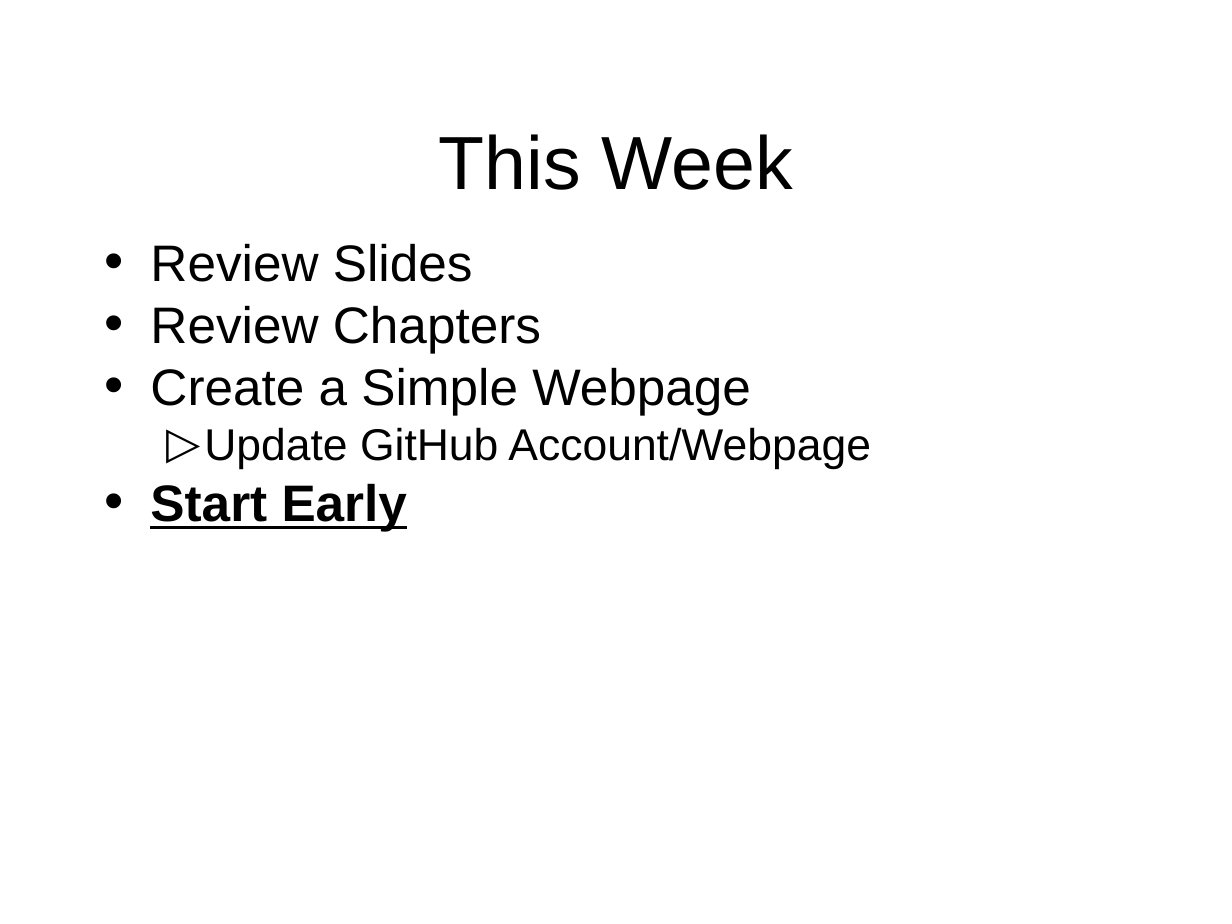
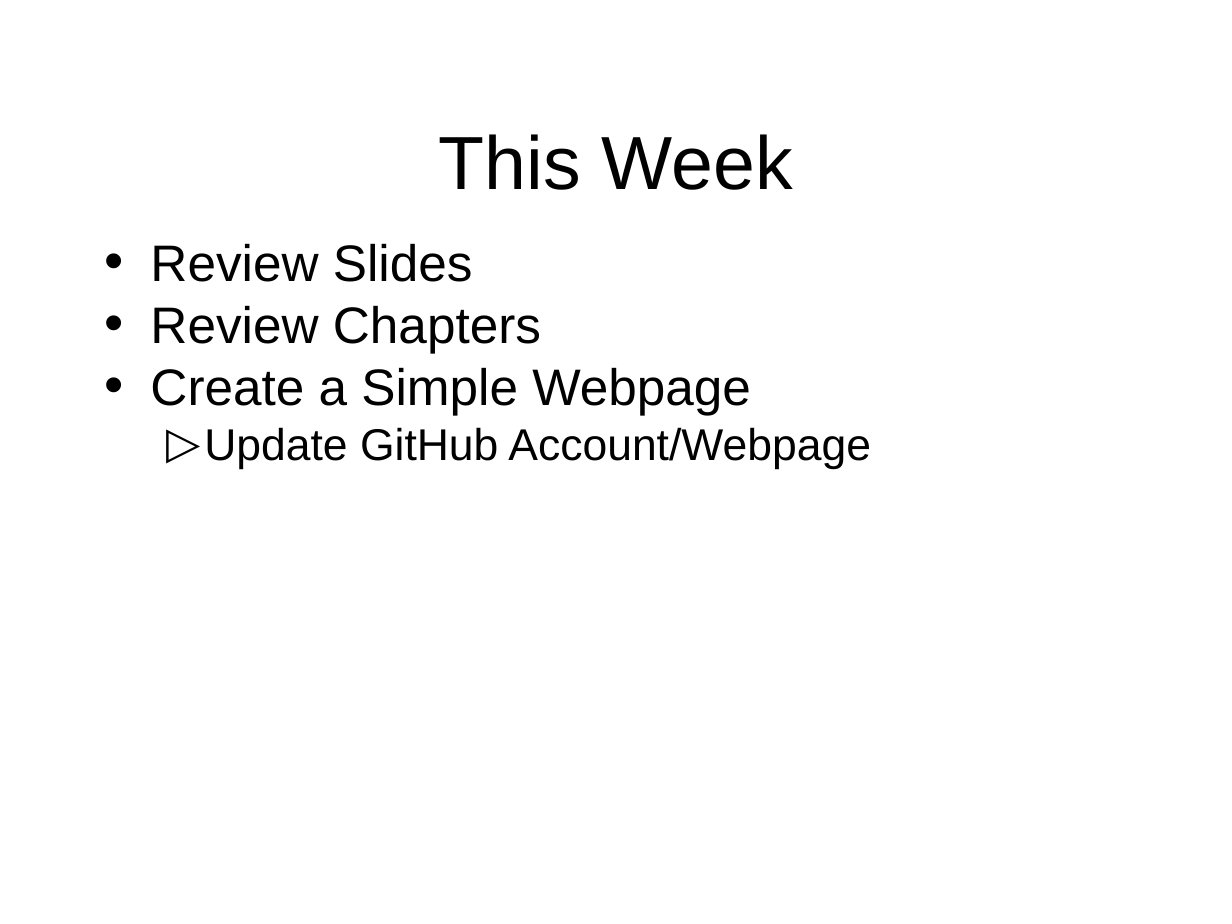
Before and after one commit to octaviordz/zjnu2017.github.io, a slide deck: slide 5 of WAD/lectures/150--Review.pptx (slide 4 before the commit). Drawn at 1232x924 pixels with LibreOffice and Linux fonts; fonts in the diff are those of the drawing. Boxes give left, top, right and bottom in pixels: in the first picture for what was removed or moved away, otherwise in the second. Text is boxed around its words. In the diff, an @@ line names an element or a change of style, - is before the commit and + after.

```diff
--- a/WAD/lectures/150--Review.pptx
+++ b/WAD/lectures/150--Review.pptx
@@ text at [150, 483, 407, 531]: paragraph removed @@
-• Start Early
```
Also in this commit, not shown: 1 other slide changed, 3 other files.
